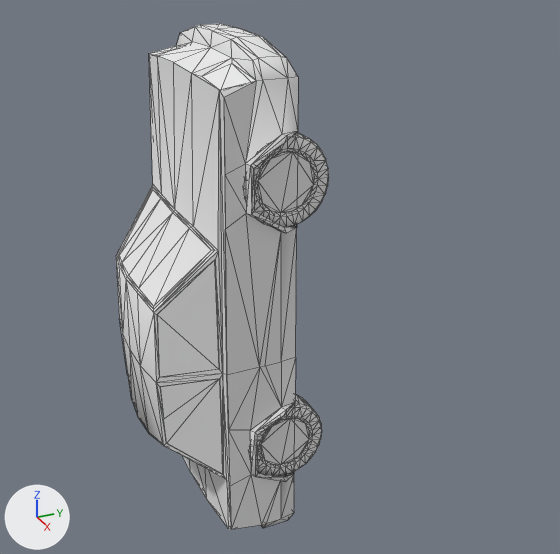
What one commit did to the OBJ model resources/models/car.obj.
Rendered twice from a 50 mm lens placed at (6.48, -2.94, 3.21), pointed at (0.05, -0.04, -0.01). The lights are fixed; the arrows at lower left show +X, +Y and +Z. Mesh edges are drawn as thin lines. Where no turn or scale is listed for an object, it has been applied to the vertices. Vertices at the same position are counted once.

Objects in the first picture: 'Car'.
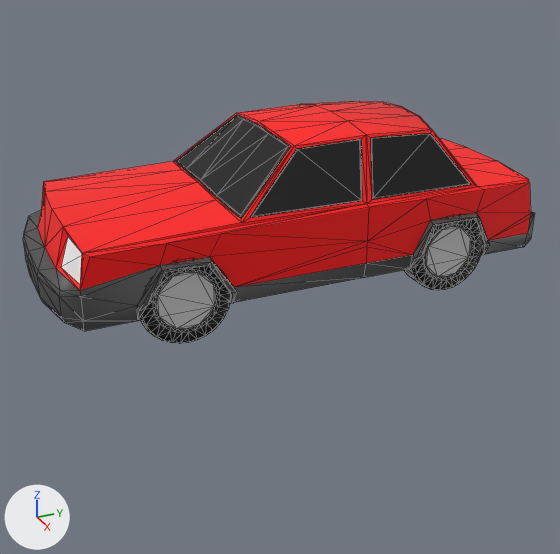
Where the change shows, as pixel boxes (x1, y1, x2, y2) in the pictures (560 x 554 px):
'Car', recoloured, reshaped (139% wider, 52% shorter): before (116, 24, 329, 529); after (23, 101, 534, 343)

Diff of the bpy script that builds the scene:
```diff
--- a/resources/models/car.obj.py
+++ b/resources/models/car.obj.py
@@ mat_body @@
 mat_body = principled_material('Body')
-mat_body.base_color = (0.8, 0.8, 0.8)  # white #e7e7e7
+mat_body.base_color = (1.0, 0.0, 0.0)  # red #ff0000
 mat_body.roughness = 1.0
@@ mat_black @@
 mat_black = principled_material('Black')
-mat_black.base_color = (0.8, 0.8, 0.8)  # white #e7e7e7
+mat_black.base_color = (0.0, 0.0, 0.0)  # black #000000
 mat_black.roughness = 1.0
@@ mat_window @@
 mat_window = principled_material('Window')
-mat_window.base_color = (0.8, 0.8, 0.8)  # white #e7e7e7
+mat_window.base_color = (0.0, 0.0, 0.0)  # black #000000
 mat_window.roughness = 1.0
@@ mat_bumpers @@
 mat_bumpers = principled_material('Bumpers')
-mat_bumpers.base_color = (0.8, 0.8, 0.8)  # white #e7e7e7
+mat_bumpers.base_color = (0.0732, 0.0732, 0.0732)  # dark grey #4c4c4c
 mat_bumpers.roughness = 1.0
@@ mat_tires @@
 mat_tires = principled_material('Tires')
-mat_tires.base_color = (0.8, 0.8, 0.8)  # white #e7e7e7
+mat_tires.base_color = (0.0, 0.0, 0.0)  # black #000000
 mat_tires.roughness = 1.0
@@ me_car @@
 me_car.from_pydata(...)  # 1306 vertices, 2548 faces; spans x -1.06..1.04, y -1.59..0.0, z -2.27..2.39
 # used by ob_car; location = (0.0, 0.0, 0.0)
+# me_car part 1: the whole mesh is multiplied about the mesh origin by the matrix ((-1.0, 0.0, -0.008), (0.008, 0.0, -1.0), (0.0, -1.0, 0.0))
 me_car.materials.append(mat_body)
```
